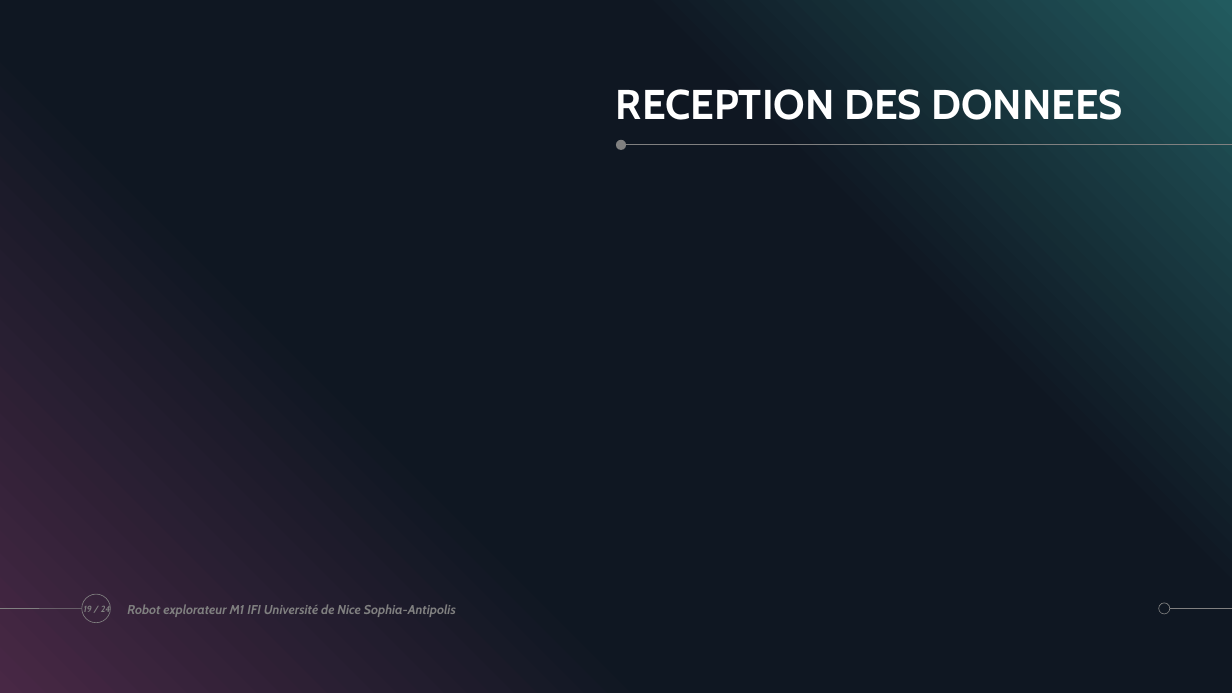
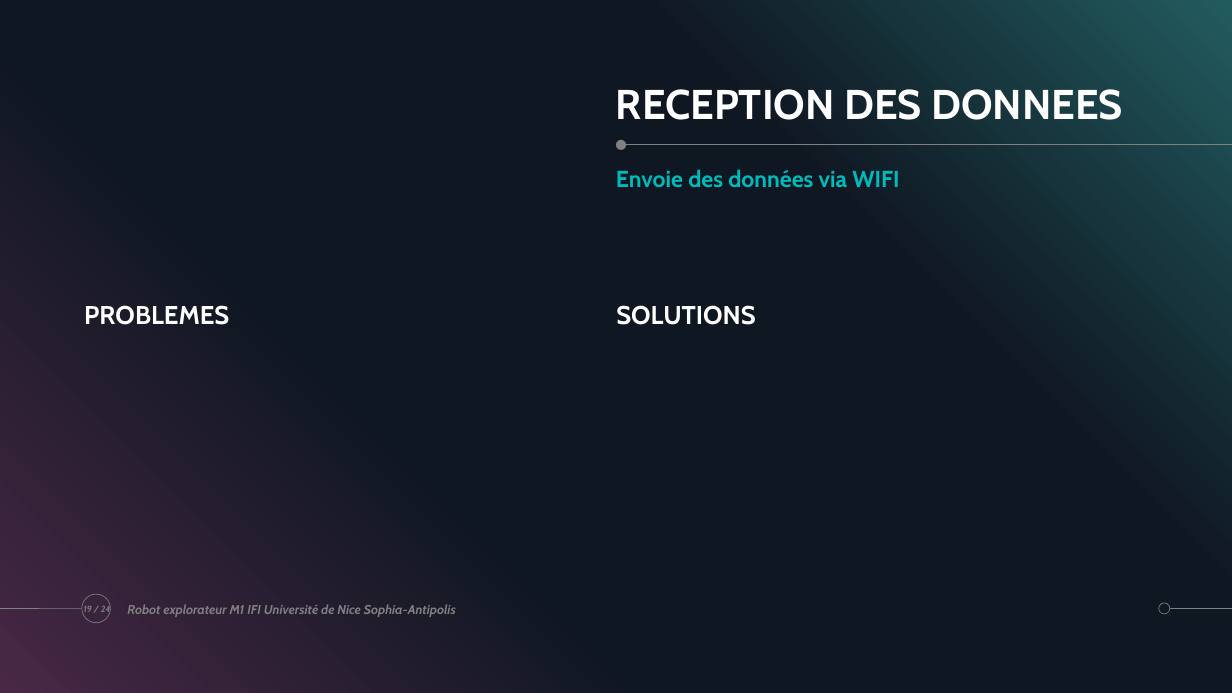
Before and after one commit to ChloeMaccarinelli/TER_M1_S2, a slide deck: slide 19 of doc/Diapo_LOTFI_MACCARINELLI_MARION.pptx. Drawn at 1232x693 pixels with LibreOffice and Linux fonts; fonts in the diff are those of the drawing. Boxes give left, top, right and bottom in pixels: in the first picture for what was removed or moved away, otherwise in the second. Text is boxed around its words. In the diff, an @@ line names an element or a change of style, - is before the commit and + after.

```diff
--- a/doc/Diapo_LOTFI_MACCARINELLI_MARION.pptx
+++ b/doc/Diapo_LOTFI_MACCARINELLI_MARION.pptx
@@ text added at bbox=[616, 169, 899, 187], 18 pt, text #00BBBB, bold @@
+Envoie des données via WIFI
@@ text added at bbox=[84, 305, 229, 325], 20 pt, text #FFFFFF, bold @@
+PROBLEMES
@@ text added at bbox=[616, 305, 756, 325], 20 pt, text #FFFFFF, bold @@
+SOLUTIONS
```
Also in this commit, not shown: 2 other slides changed, 4 other files.
